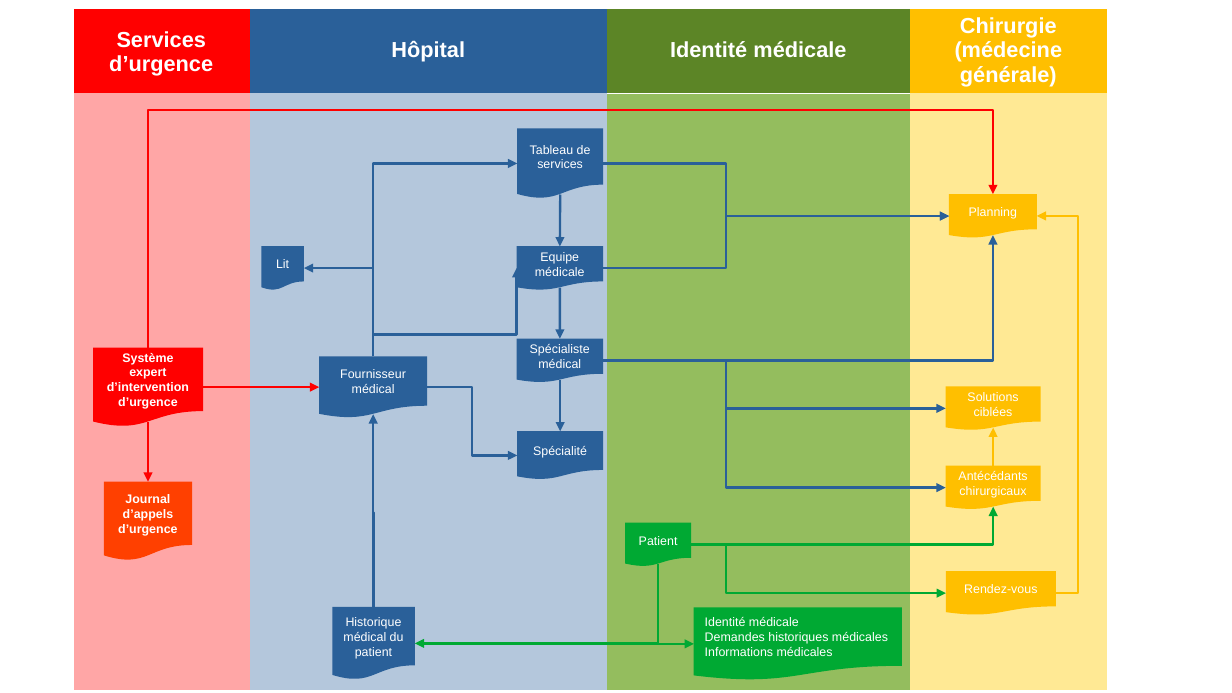
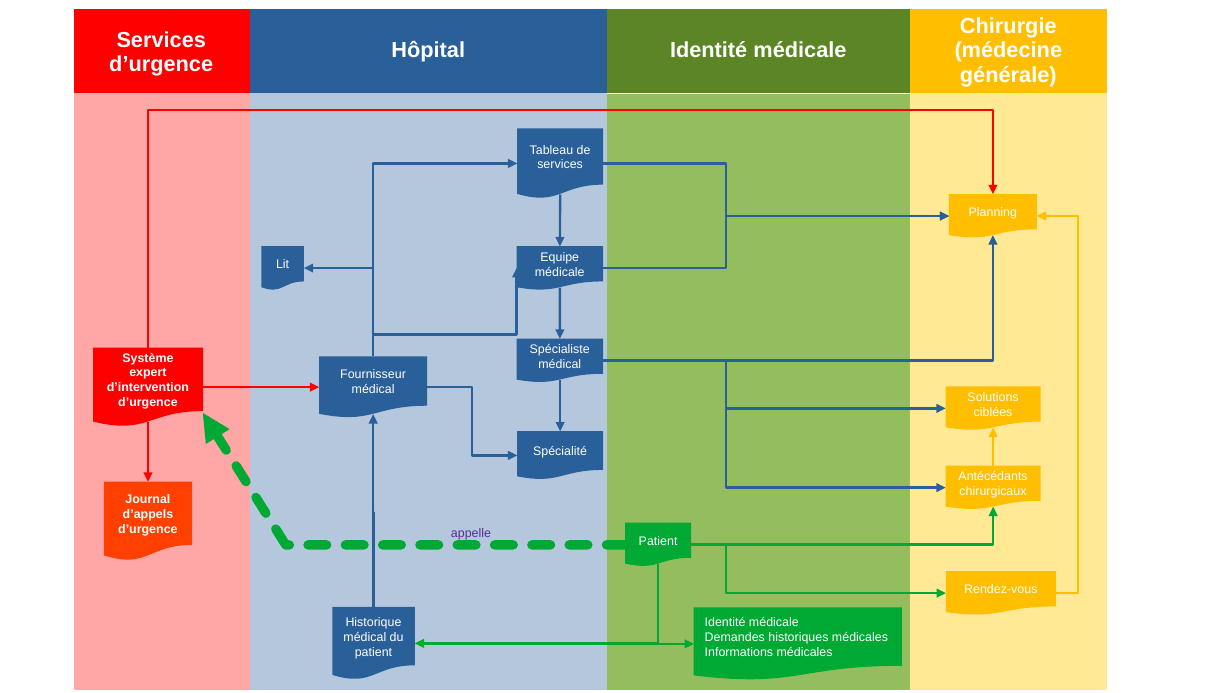
Before and after one commit to gattardm/P11, a slide deck: slide 3 of Sources/diagrammes.odp. Drawn at 1232x693 pixels with LibreOffice and Linux fonts; fonts in the diff are those of the drawing. Boxes give left, top, right and bottom in pixels: in the first picture for what was removed or moved away, otherwise in the second. Text is boxed around its words. In the diff, an @@ line names an element or a change of style, - is before the commit and + after.

```diff
--- a/Sources/diagrammes.odp
+++ b/Sources/diagrammes.odp
@@ arrow added from (286, 546) to (202, 413), #00A933 6.01 pt dashed @@
@@ text added at (x1=451, y1=528, x2=491, y2=540), 8 pt, text #55308D @@
+appelle
@@ line added from (625, 546) to (286, 546), #00A933 6.01 pt dashed @@
```
Also in this commit, not shown: 1 other slide changed, 4 other files.
